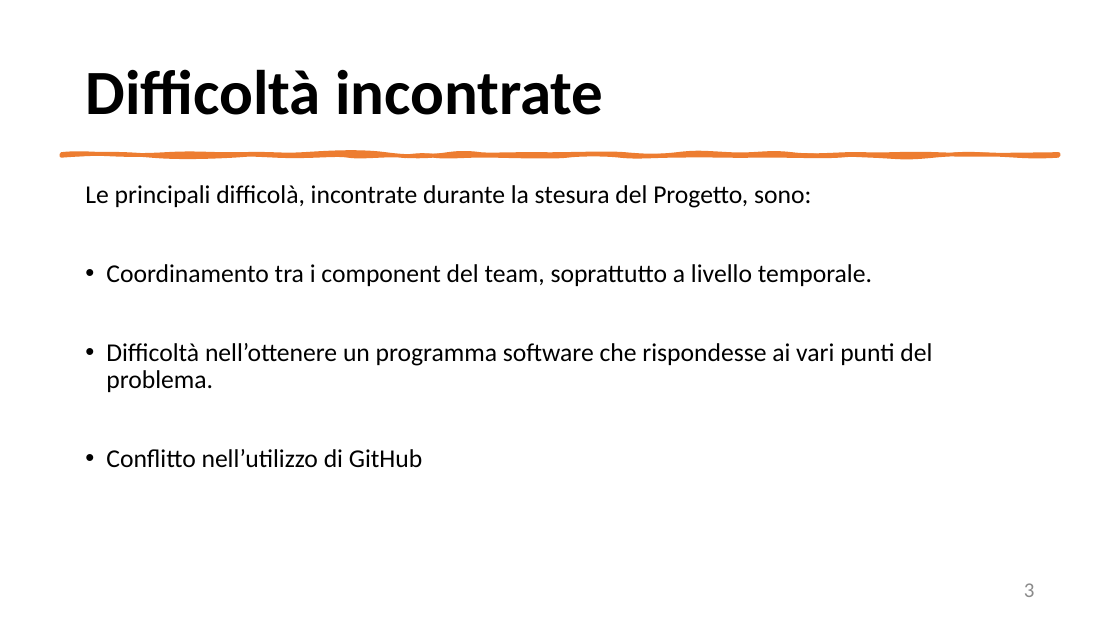
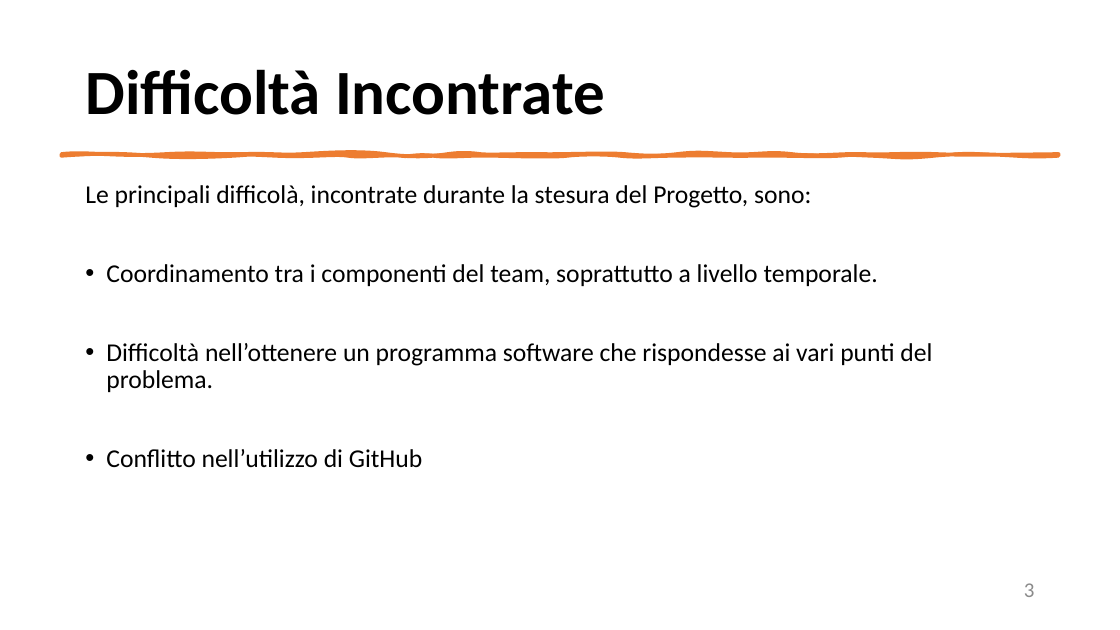
Before and after one commit to mangilimatteo/Progetto_Ingegneria_Software_Cattaneo_Mangili_Saini, a slide deck: slide 3 of Presentazione_Progetto.pptx. Drawn at 1120x630 pixels with LibreOffice and Linux fonts; fonts in the diff are those of the drawing. Boxes give left, top, right and bottom in pixels: in the first picture for what was removed or moved away, otherwise in the second. Text is boxed around its words. In the diff, an @@ line names an element or a change of style, - is before the commit and + after.

```diff
--- a/Presentazione_Progetto.pptx
+++ b/Presentazione_Progetto.pptx
@@ title at [85,69,605,115]: text changed @@
-Difficoltà incontrate
+Difficoltà Incontrate
@@ text at [106,264,878,286]: text changed @@
-• Coordinamento tra i component del team, soprattutto a livello temporale.
+• Coordinamento tra i componenti del team, soprattutto a livello temporale.
```
Also in this commit, not shown: 6 other slides changed, 1 slide added.
